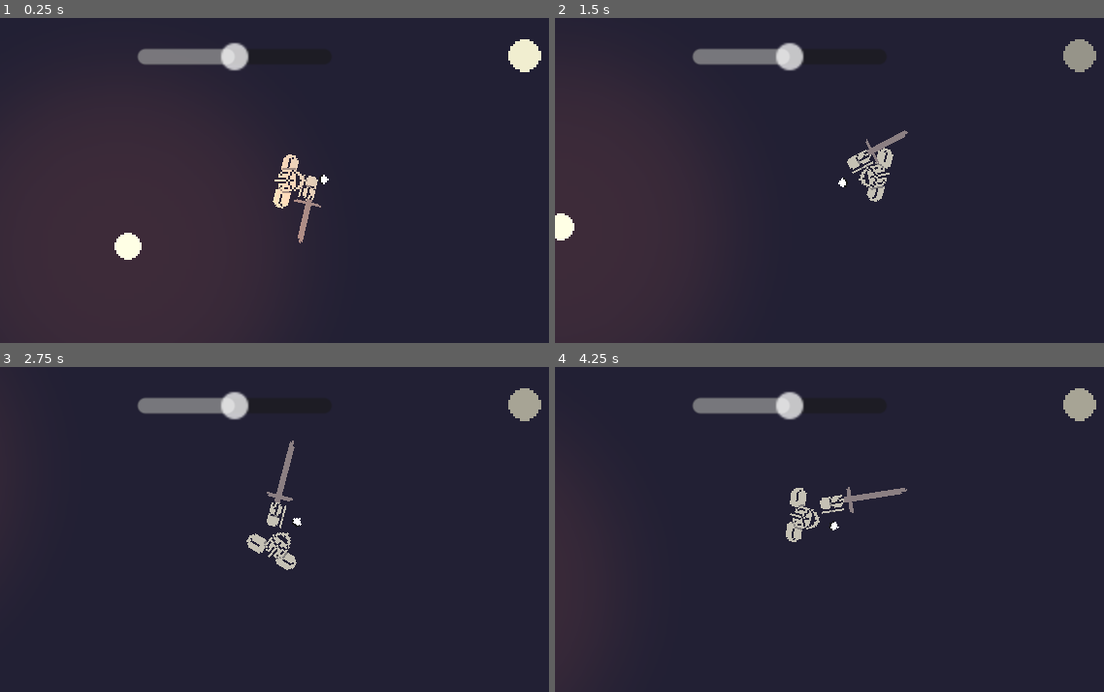
Above: before the commit, frames 1-4 (two rows, left to right).
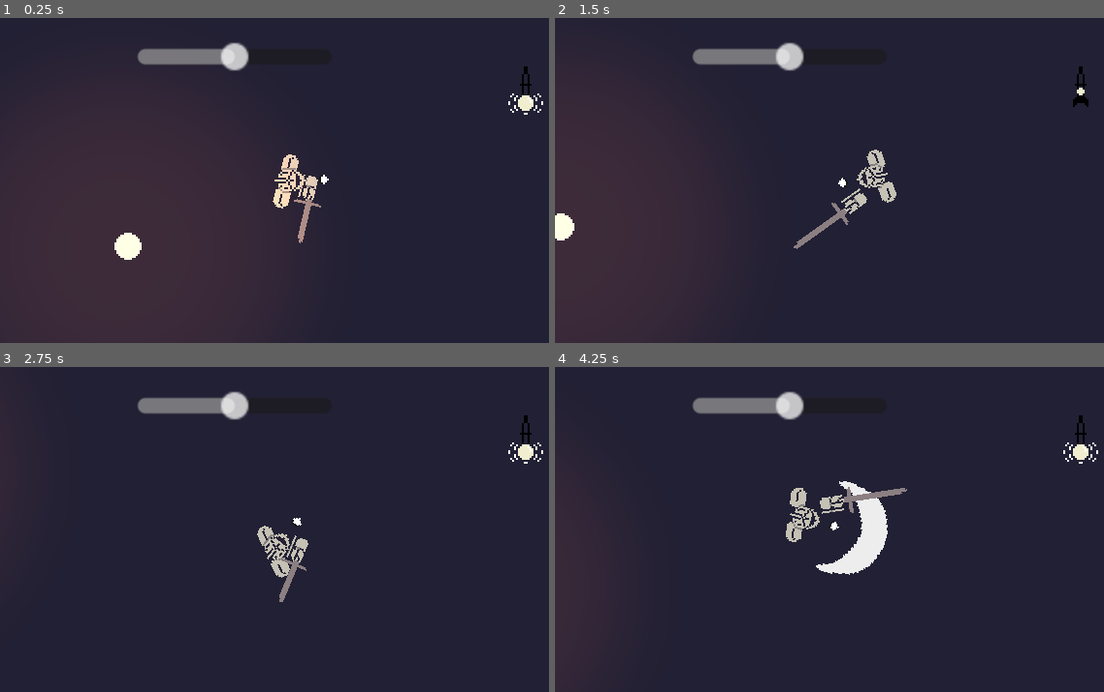
Above: after the commit, the same moments.

Repository: BGuerrero825/Medieval-Brawler
Game: Godot game, scene res://test.tscn
The game is run twice, just before and just after one commit, with the same random seed, the same clock (stepped at 60 frames per second) and the same inputs.
Inputs (mouse positions are in pixels of both pictures, inside the frame that each line leads up to):
- Up to frame 1 (0.25 s): no input
- Up to frame 2 (1.5 s): move the mouse to (972, 164) at 0.52 s; press the mouse at (972, 164) at 0.53 s; hold D (move_right) 0.53-1.28 s; move the mouse to (730, 196) at 1.27 s; release the mouse at (730, 196) at 1.28 s; hold S (move_down) from 1.28 s (still down); click (730, 196) at 1.35 s
- Up to frame 3 (2.75 s): move the mouse to (351, 458) at 2.02 s; release S (move_down) at 2.03 s; hold D (move_right) from 2.03 s (still down); hold Right mouse button (right_mouse) from 2.03 s (still down); click (351, 458) at 2.3 s
- Up to frame 4 (4.25 s): move the mouse to (818, 594) at 2.77 s; release D (move_right) at 2.78 s; release Right mouse button (right_mouse) at 2.78 s; hold W (move_up) 2.78-3.53 s; click (818, 594) at 2.85 s; move the mouse to (1021, 578) at 3.52 s; press the mouse at (1021, 578) at 3.53 s; hold A (move_left) from 3.53 s (still down)

The runs differ from the first frame. In frame 1, 0.7% of the frame differs, in the area x 92-99%, y 6-30%; in frame 2, 1.7%; in frame 3, 1.8%; in frame 4, 2.0%, in the area x 47-99%, y 6-64%.

Commit message:
added a desiredState that mirrors player input in addition to queuedInput which now only is set when pressed prematurely; added a queued action timeout

Diff:
--- a/beatcontroller/BeatController.gd
+++ b/beatcontroller/BeatController.gd
@@ -1,7 +1,7 @@
 extends Node2D
 
 const CORE_BPM = 160
-const BEAT_WINDOW = .15 # percentage of time after a beat where input will be processed for that beat
+const BEAT_WINDOW = .2 # percentage of time after a beat where input will be processed for that beat
 
 var gui = null
 var boomBox = null
@@ -12,10 +12,12 @@
 var beatCount := 0
 var inBeatWindow := false
 
+
 # Called when the node enters the scene tree for the first time.
 func _ready():
 	# must be placed higher in node tree so that it loads before its dependent nodes
 	Global.setBeatController(self)
+
 
 # Called every frame. 'delta' is the elapsed time since the previous frame.
 func _process(delta):
@@ -35,26 +37,30 @@
 		update()
 		#print(beatCount)
 
+
 # triggers beat dependent actions
 func update():
 	if gui:
 		gui.pulse()
 	if boomBox:
 		boomBox.sync()
-	if Global.player:
-		Global.player.updateState()
+
 
 func setGui(newGui):
 	gui = newGui
 	var slider = gui.get_node("HSlider")
 	slider.value_changed.connect(_on_h_slider_value_changed)
 
+
 func setBoomBox(newBoomBox):
 	boomBox = newBoomBox
+
 
 func setBpm(newBpm: float):
 	bpm = newBpm
 
+
+
 func _on_h_slider_value_changed(value:float):
 	setBpm(CORE_BPM + value)
 	#bcon.setBpm(bcon.CORE_BPM + value)
--- a/fighter/fighter.gd
+++ b/fighter/fighter.gd
@@ -1,21 +1,25 @@
 extends CharacterBody2D
 
-enum INPUT{NONE, LPRESS, LRELEASE, RPRESS, RRELEASE} # player actions
-enum STATE{IDLE, WINDUP, LIGHT, PARRY} # state
+enum INPUT {NONE, LPRESS, LRELEASE, RPRESS, RRELEASE} # player inputs
+enum STATE {IDLE, WINDUP, LIGHT, PARRY} # state
 
 #movement constants
 @export var MAX_SPEED := 100.0
 @export var ACCELERATION := 500.0
 @export var FRICTION := 400.0
-@export var ROTATION_SPEED = 0.25
+@export var ROTATION_SPEED := 0.25
+@export var QUEUE_TIMEOUT := 0.5
 
 # global vars
 var movement_allowed = true
 var input_vector := Vector2(0,0)
 var counter := 0.0
 var rotation_dir := 0
-var state = STATE.IDLE
+var state := STATE.IDLE
+var desiredState := STATE.IDLE
 var queuedState := STATE.IDLE
+var updatingState := false
+var queueTimer := 0.0
 
 @onready var animator = $AnimationPlayer
 @onready var bcon = Global.beatController
@@ -30,13 +34,33 @@
 	orientationProcessing()
 	# determine velocity based on 4 directional user inputs
 	movementProcessing(delta)
-	# processes user input / state transitions
-	stateProcessing()
 	# move player
 	set_velocity(velocity)
 	move_and_slide()
-	if bcon.inBeatWindow && state == STATE.IDLE:
+
+	# processes user input / state transitions
+	inputProcessing()
+
+	#TODO : better input -> queue/immediate exec -> queue drop -> state change print statements to debug loop
+	if queuedState != STATE.IDLE:
+		queueTimer += delta
+
+	if queueTimer > QUEUE_TIMEOUT:
+		clearQueue()
+
+	if desiredState != STATE.IDLE && !bcon.inBeatWindow:
+		queueState(desiredState)
+
+	if bcon.inBeatWindow and queuedState != STATE.IDLE and !updatingState:
+		print(">>>>> UPDATED STATE FROM QUEUE :: ", queuedState)
+		desiredState = queuedState
 		updateState()
+
+	if ((bcon.inBeatWindow and desiredState != state) and !updatingState):
+		print(">>>>> CURRENT :: ", state, "  |  DESIRED :: ", desiredState)
+		updateState()
+	if not bcon.inBeatWindow:
+		updatingState = false
 
 
 func orientationProcessing():
@@ -60,43 +84,58 @@
 
 
 # processes user input / state transitions
-func stateProcessing():
+func inputProcessing():
 	var input = $controller.get_input()
 	# STATE TRANSITION LOGIC
+	desiredState = STATE.IDLE 	# assume character wants to do nothing next
 	# IDLE
 	if state == STATE.IDLE:
 		if input == INPUT.LPRESS:
-			queueState(STATE.WINDUP)
+			desiredState = STATE.WINDUP
 	# WINDUP
 	elif state == STATE.WINDUP:
-		if input == INPUT.LRELEASE:
-			queueState(STATE.LIGHT)
+		desiredState = STATE.LIGHT
 	# LIGHT
 	elif state == STATE.LIGHT:
-		pass
-	#
-	else:
-		state = STATE.IDLE
-		animator.play()
-		animator.queue("idle")
+		if input == INPUT.LPRESS:
+			print("got lpress while swinging")
+			desiredState = STATE.WINDUP
 
 
-func queueState(newState: STATE):
-	queuedState = newState
-
-
+# change state of character based on queuedState
 func updateState():
-	if (queuedState == STATE.WINDUP):
+	if desiredState == state:
+		return
+	updatingState = true
+	if (desiredState == STATE.IDLE):
+		state = STATE.IDLE
+		animator.play("RESET")
+		animator.play("idle")
+	elif (desiredState == STATE.WINDUP):
 		state = STATE.WINDUP
 		animator.play("RESET")
 		animator.play("windup")
 		#velocity = velocity * 0.9
-	elif (queuedState == STATE.LIGHT):
+	elif (desiredState == STATE.LIGHT):
 		state = STATE.LIGHT
 		animator.play("RESET")
 		animator.play("light")
+
+	print(">>>>> CHANGED TO :: ", state)
+
+
+func queueState(newState: STATE):
+	queueTimer = 0.0
+	if newState == queuedState:
+		return
+	queuedState = newState
+	print(">>>>> QUEUED :: ", queuedState)
+
+
+func clearQueue():
 	queuedState = STATE.IDLE
-
+	queueTimer = 0
+	print("queue CLEARED!@!!!!")
 
 func debug_output():
 	#print("\n", self.get_name())
--- a/gui/gui.tscn
+++ b/gui/gui.tscn
@@ -1,7 +1,7 @@
 [gd_scene load_steps=5 format=3 uid="uid://bhyrj6sq576c6"]
 
 [ext_resource type="Script" path="res://gui/gui.gd" id="1_o3bq1"]
-[ext_resource type="Texture2D" uid="uid://1pby3hpho3uu" path="res://environment_assets/orb.png" id="1_ry7jb"]
+[ext_resource type="Texture2D" uid="uid://bv2pmida7i1qu" path="res://environment_assets/metronome.png" id="2_rcw45"]
 
 [sub_resource type="Animation" id="Animation_avrsq"]
 resource_name = "beat_fade"
@@ -9,14 +9,14 @@
 tracks/0/type = "value"
 tracks/0/imported = false
 tracks/0/enabled = true
-tracks/0/path = NodePath("BeatMarker:modulate")
-tracks/0/interp = 2
+tracks/0/path = NodePath("Metronome:frame")
+tracks/0/interp = 1
 tracks/0/loop_wrap = true
 tracks/0/keys = {
-"times": PackedFloat32Array(0, 0.1, 0.6, 1),
-"transitions": PackedFloat32Array(1, 1, 1, 1),
-"update": 0,
-"values": [Color(1, 1, 1, 1), Color(1, 1, 1, 1), Color(0.501961, 0.501961, 0.501961, 0), Color(0.501961, 0.501961, 0.501961, 0)]
+"times": PackedFloat32Array(0, 0.3, 0.5, 0.7, 0.9),
+"transitions": PackedFloat32Array(1, 1, 1, 1, 1),
+"update": 1,
+"values": [4, 0, 1, 2, 3]
 }
 
 [sub_resource type="AnimationLibrary" id="AnimationLibrary_6hc14"]
@@ -36,16 +36,14 @@
 rounded = true
 ticks_on_borders = true
 
-[node name="BeatMarker" type="TextureRect" parent="."]
-texture_filter = 1
-offset_left = 262.0
-offset_top = 11.0
-offset_right = 276.0
-offset_bottom = 25.0
-scale = Vector2(1.2, 1.2)
-texture = ExtResource("1_ry7jb")
-
 [node name="AnimationPlayer" type="AnimationPlayer" parent="."]
 libraries = {
 "": SubResource("AnimationLibrary_6hc14")
 }
+
+[node name="Metronome" type="Sprite2D" parent="."]
+texture_filter = 1
+position = Vector2(271, 35)
+texture = ExtResource("2_rcw45")
+hframes = 5
+frame = 4
--- a/player/playerController.gd
+++ b/player/playerController.gd
@@ -17,7 +17,7 @@
 
 func get_input():
 	var input = fighter.INPUT.NONE
-	if(Input.is_action_pressed("left_mouse")):
+	if(Input.is_action_just_pressed("left_mouse")):
 		input = fighter.INPUT.LPRESS
 	elif(Input.is_action_just_released("left_mouse")):
 		input = fighter.INPUT.LRELEASE
Binary file added: aseprite/metronome.ase
Binary file changed: environment_assets/metronome.png
